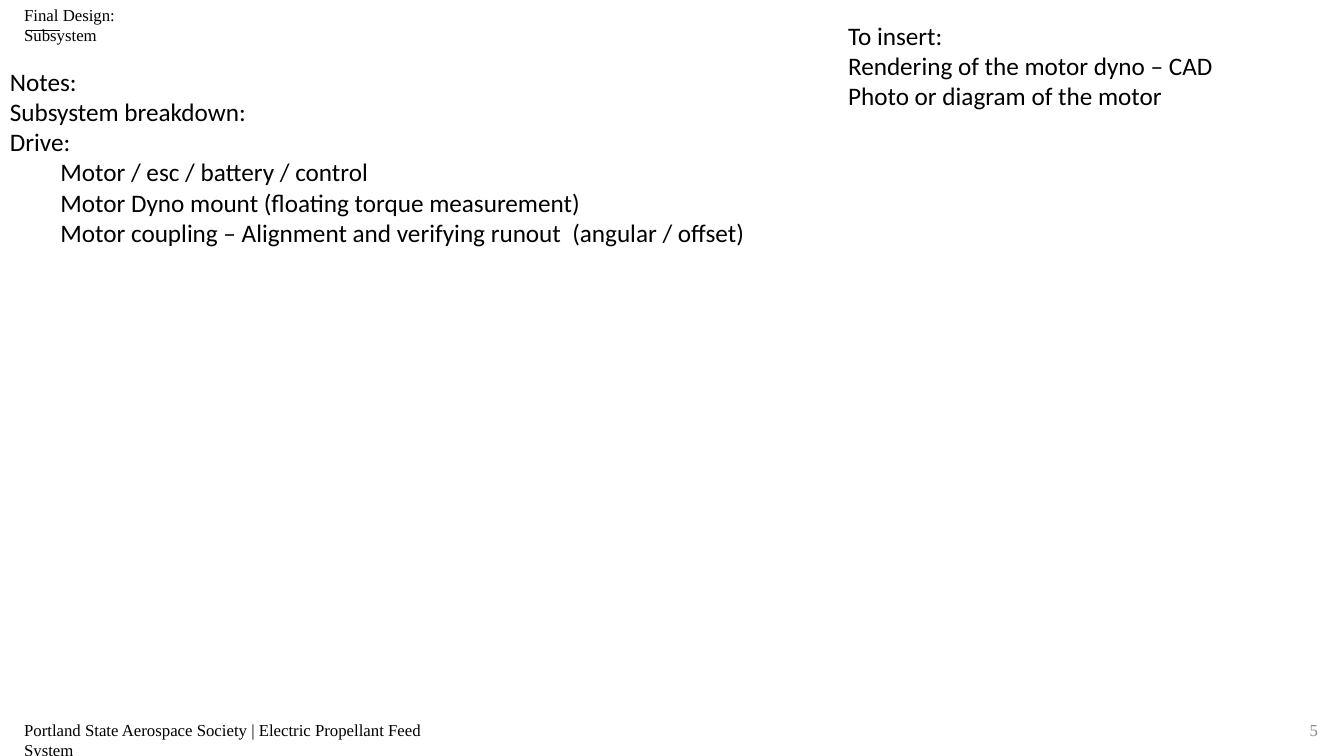
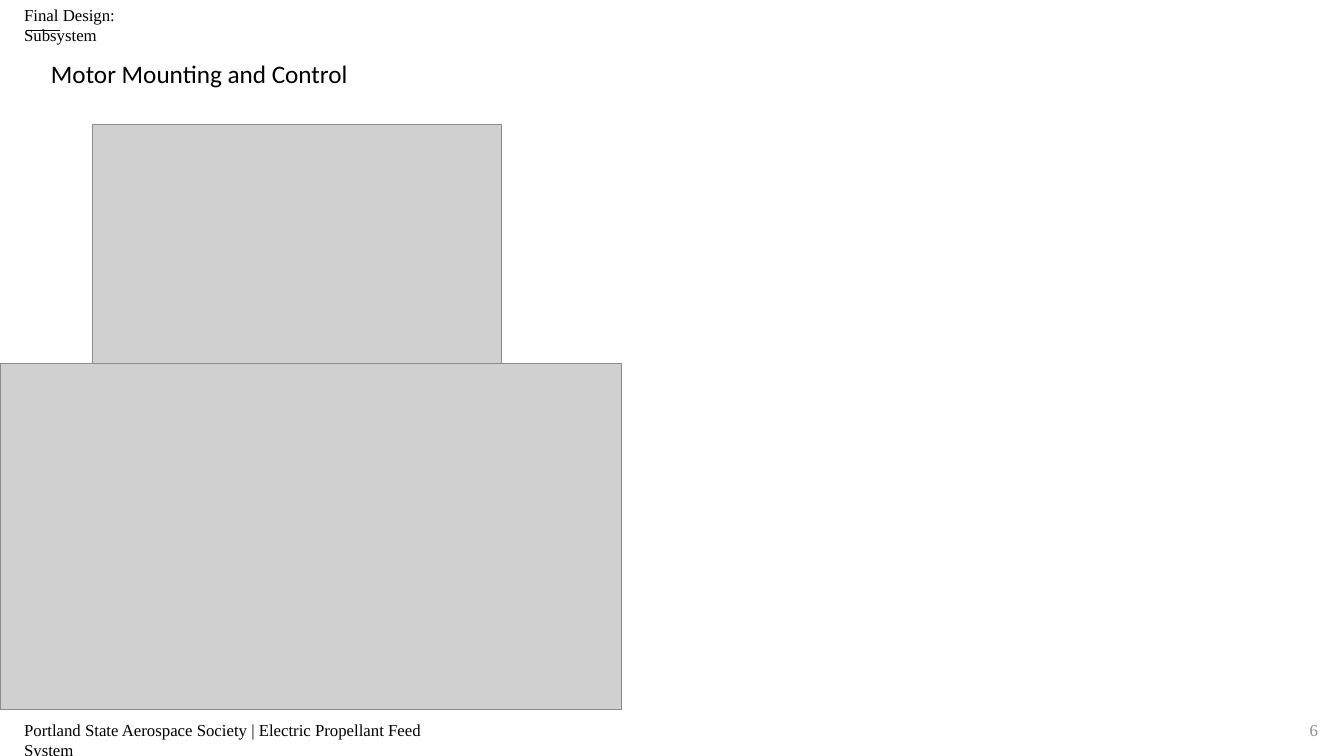
Before and after one commit to psas/electric-feed-system-prototype, a slide deck: slide 6 of Docs/Presentations/Slides/#5 design and subsystems.pptx (slide 5 before the commit). Drawn at 1344x756 pixels with LibreOffice and Linux fonts; fonts in the diff are those of the drawing; grey boxes stand for pictures. Boxes give left, top, right and bottom in pixels: in the first picture for what was removed or moved away, otherwise in the second. Text is boxed around its words. In the diff, an @@ line names an element or a change of style, - is before the commit and + after.

```diff
--- a/Docs/Presentations/Slides/#5 design and subsystems.pptx
+++ b/Docs/Presentations/Slides/#5 design and subsystems.pptx
@@ text removed at [10,74,744,247] @@
-Notes:
-Subsystem breakdown:
-Drive:
-  Motor / esc / battery / control
-  Motor Dyno mount (floating torque measurement)
-  Motor coupling – Alignment and verifying runout (angular / offset)
@@ text at [51,65,348,88]: text changed @@
-To insert:
-Rendering of the motor dyno – CAD
-Photo or diagram of the motor
+Motor Mounting and Control
@@ picture added at [92,125,501,438] @@
@@ picture added at [0,364,621,710] @@
@@ page number at [1310,725,1318,736]: text changed @@
-5
+6
```
Also in this commit, not shown: 2 other slides changed, 1 slide added, 43 other files.
